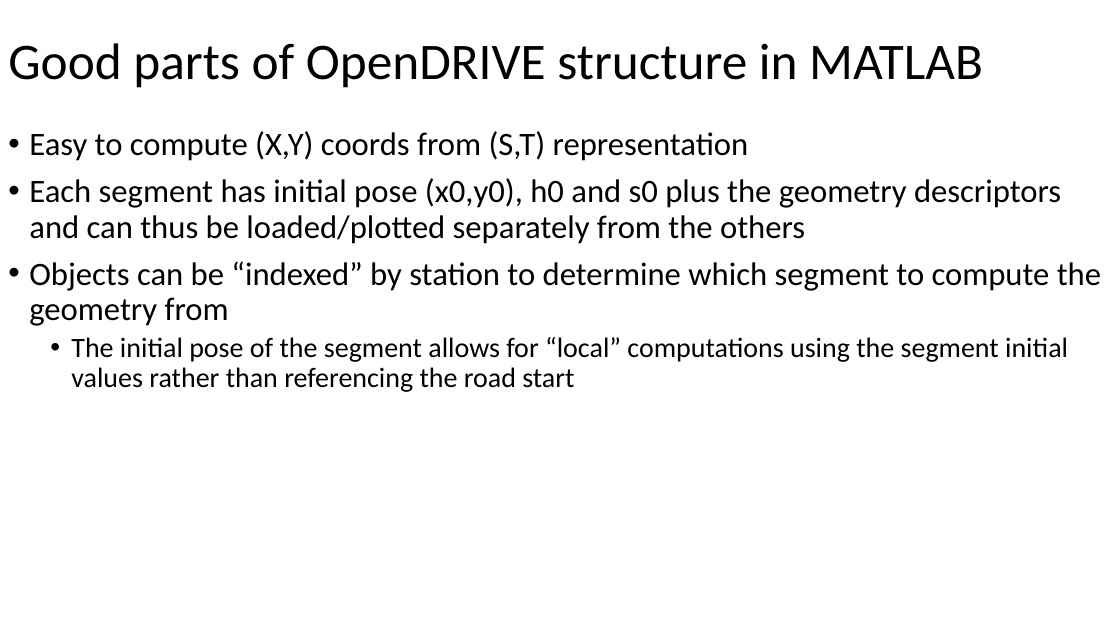
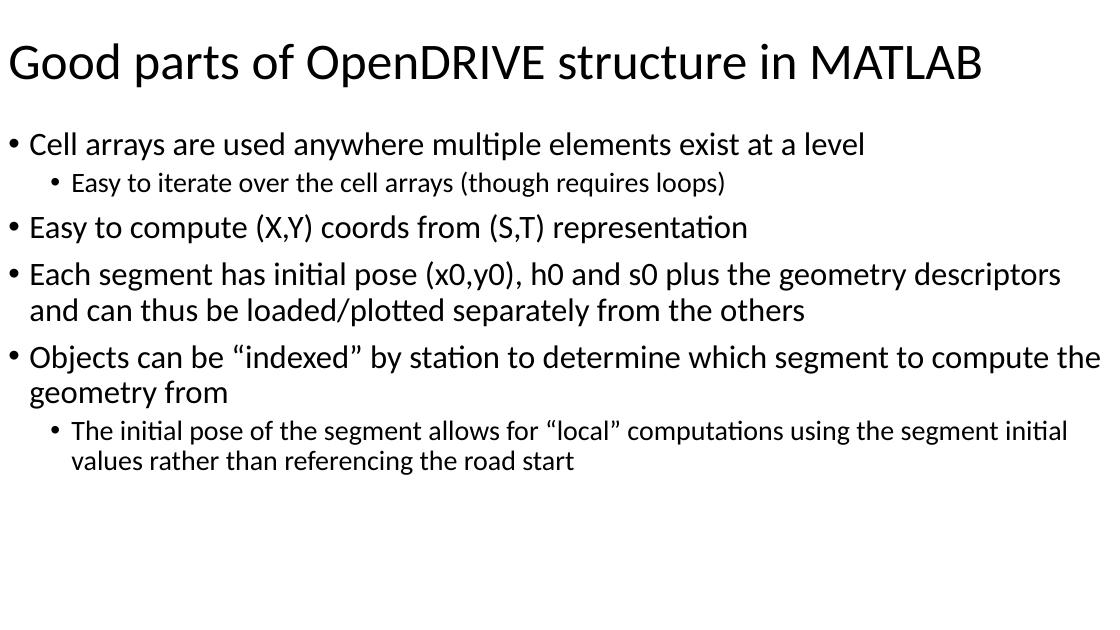
Before and after one commit to ivsg-psu/PathPlanning_MapTools_ParseXODR, a slide deck: slide 4 of Documents/OpenDRIVE-MATLAB.pptx. Drawn at 1120x630 pixels with LibreOffice and Linux fonts; fonts in the diff are those of the drawing. Boxes give left, top, right and bottom in pixels: in the first picture for what was removed or moved away, otherwise in the second. Text is boxed around its words. In the diff, an @@ line names an element or a change of style, - is before the commit and + after.

```diff
--- a/Documents/OpenDRIVE-MATLAB.pptx
+++ b/Documents/OpenDRIVE-MATLAB.pptx
@@ text at [29, 132, 866, 197]: paragraphs added @@
+• Cell arrays are used anywhere multiple elements exist at a level
+  • Easy to iterate over the cell arrays (though requires loops)
```
Also in this commit, not shown: 2 other slides changed, 4 other files.
